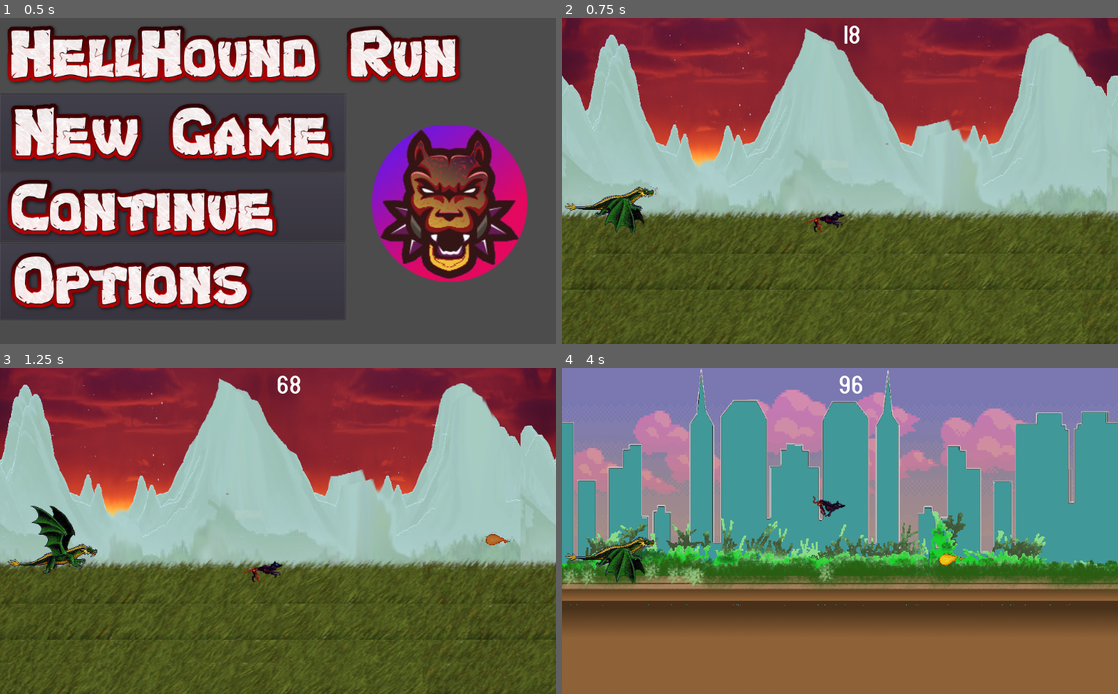
Above: before the commit, frames 1-4 (two rows, left to right).
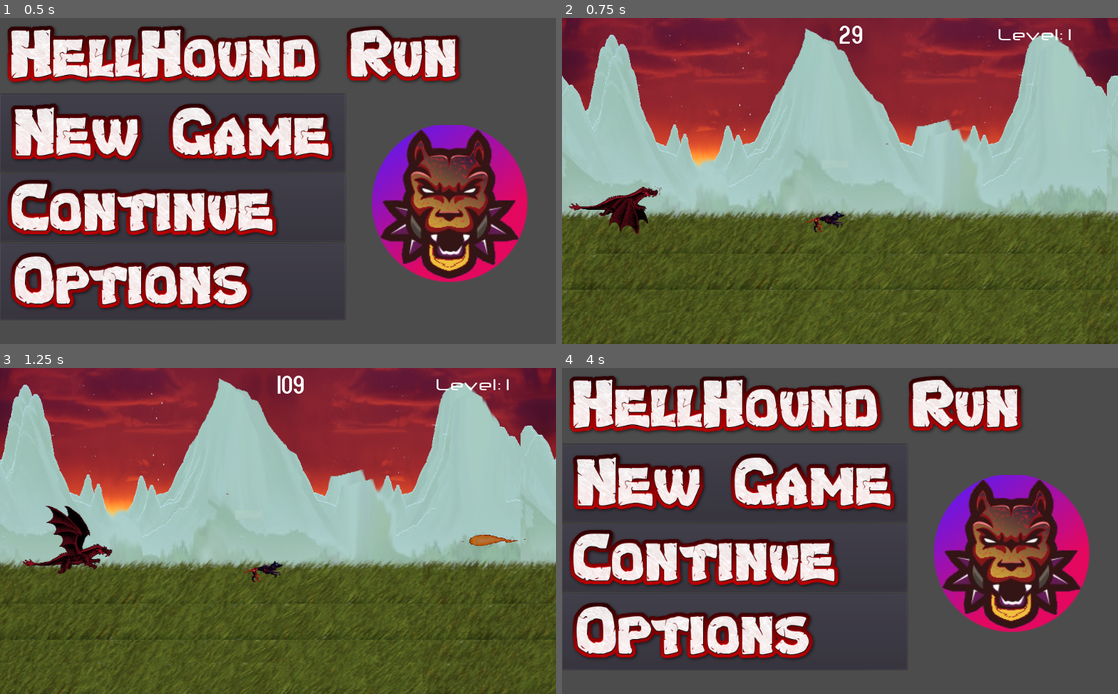
Above: after the commit, the same moments.

Repository: VivekThazhathattil/Hellhound-Chase
Game: Godot game, scene res://scenes/main_screen.tscn
The game is run twice, just before and just after one commit, with the same random seed, the same clock (stepped at 60 frames per second) and the same inputs. The engine's default icon, where the game draws it, is replaced by a stand-in: a white triangle on a blue panel in a dark square. Sound files missing from this copy of the repository are replaced by a short silence.
Inputs (mouse positions are in pixels of both pictures, inside the frame that each line leads up to):
- Up to frame 1 (0.5 s): no input
- Up to frame 2 (0.75 s): click (734, 132) at 0.5 s
- Up to frame 3 (1.25 s): no input
- Up to frame 4 (4 s): move the mouse to (962, 514) at 1.27 s; press the mouse at (962, 514) at 1.28 s; release the mouse at (962, 514) at 2 s; click (723, 498) at 2.02 s; move the mouse to (728, 547) at 2.77 s; click (728, 547) at 2.85 s; click (728, 547) at 3.02 s; click (728, 547) at 3.32 s; click (845, 498) at 3.52 s

Frame 1 is identical in both runs. In frame 2, 1.2% of the frame differs, in the area x 0-92%, y 2-67%; in frame 3, 2.1%; in frame 4, 100%, in the area x 0-100%, y 0-100%.

Commit message:
second menu

Diff:
--- a/AudioStreamPlayer2D.gd
+++ b/AudioStreamPlayer2D.gd
@@ -1,10 +1,14 @@
 extends AudioStreamPlayer2D
-var song1
+var song1 = load("audio/driving_in_the_rain1.wav")
 func _ready():
-	song1 = load("audio/driving_in_the_rain1.wav")
 	self.set_stream(song1)
 	self.play()
 
 func _process(_delta):
 	if get_node("/root/game").is_player_dead == true:
 		self.playing = false
+
+
+func _on_AudioStreamPlayer2D_finished():
+	self.set_stream(song1)
+	self.play()
--- /dev/null
+++ b/MarginContainer.gd
@@ -0,0 +1,19 @@
+extends Node
+
+func _ready():
+	pass # Replace with function body.
+
+func _on_restart_pressed():
+	get_parent().queue_free()
+	get_tree().reload_current_scene()
+
+
+func _on_return2menu_pressed():
+	get_parent().queue_free()
+	get_tree().change_scene("res://scenes/main_screen.tscn")
+
+
+
+func _on_exit_pressed():
+	get_parent().queue.free()
+	get_tree().quit()
--- a/chaser.gd
+++ b/chaser.gd
@@ -1,20 +1,40 @@
-extends AnimatedSprite
+extends Area2D
 
 
 # Declare member variables here. Examples:
 # var a = 2
 # var b = "text"
-
+var level_update_flag = 0
 
 # Called when the node enters the scene tree for the first time.
 func _ready():
-	pass # Replace with function body.
+	modulate = Color(randf(),randf(),randf(),1)
 
-func _process(_delta):
-	if get_parent().is_player_dead == false:
-		position.x += get_parent().time*0.03
-	if int(position.x) >= int(get_node("/root/game/player").position.x - 10):
+func _process(delta):
+	if not get_parent().is_player_dead and not get_parent().is_chaser_dead:
+		position.x += delta * (40 + float(get_parent().level)/2)
+	else:
+		position.x -= 2
+
+func _on_chaser_area_body_entered(body):
+	if body == get_node("/root/game/player"):
 		get_node("/root/game/player/stickman").play("blood_burst")
 		get_parent().is_player_dead = true
 		yield(get_node("/root/game/player/stickman"), "animation_finished")
+		position.x = 0
 		get_node("/root/game/player").visible = false
+	else:
+		pass
+
+func _chaser_death_event():
+	$chaser.play("deteriorate")
+	position.x -= 10
+	if get_node("/root/game").level < 100 and level_update_flag == 0:
+		print(get_parent().level)
+		get_parent().level += 1
+		level_update_flag = 1
+	yield($chaser,"animation_finished")
+	position.x = -100
+	level_update_flag = 0
+	get_parent().is_chaser_dead = false
+	$chaser.play("run")
--- a/game.gd
+++ b/game.gd
@@ -5,6 +5,8 @@
 var count = 0
 var progress_no = 0.5
 var is_player_dead = false
+var is_chaser_dead = false
+var level = 1
 onready var s = load("res://scenes/missile.tscn")
 onready var h = load("res://scenes/hud.tscn")
 onready var t = load("res://trees.tscn")
@@ -14,11 +16,13 @@
 var dodge_bonus = 0
 var tot_score = 0
 var item_count = 0
-
+const max_levels = 100
 func _ready():
+	$second_menu.visible = false
 	scorebox = h.instance()
 	add_child(scorebox)
 	scorebox.show()
+	scorebox.update_level(level)
 	screen_size = OS.get_screen_size()
 	time = 0
 	get_node("reload_button").visible = false
@@ -27,29 +31,28 @@
 func _process(delta):
 	time += delta
 # missile spawn
-	if time > count*2:
+	if time > count*(float(max_levels)/10 - float(level)/10) and not is_player_dead:
 		count += 1 - 0.005*count
 		missile = s.instance()
 		add_child(missile)
-# tree spawn
-	if time > count*4.5:
-		count += 1.3
-		new_tree = t.instance()
-		add_child(new_tree)
-	if int(time+1) % 4 ==0 and item_count == 0:
+# item spawn
+	if int(time+1) % 4 ==0 and item_count == 0 and not is_player_dead:
 		var new_item = i.instance()
 		add_child(new_item)
 		item_count += 1
 
-	if is_player_dead == true:
+	if is_player_dead:
 		_player_death_event()
+	elif is_chaser_dead:
+		$chaser_area._chaser_death_event()
+		scorebox.update_level(level)
 	else:
-			tot_score += delta*100
+			tot_score += level + delta*100
 			scorebox.update_score(tot_score)
 
 func _player_death_event():
-		get_node("reload_button").visible = true
-		get_node("/root/game/chaser").play("idle")
+		$second_menu.visible = true
+		get_node("/root/game/chaser_area/chaser").play("idle")
 		$sky/sky1.VELOCITY = 0
 		$sky/sky2.VELOCITY = 0
 		$gd/gd1.VELOCITY = 0
--- a/game.tscn
+++ b/game.tscn
@@ -19,6 +19,8 @@
 [ext_resource path="res://scenes/gd.tscn" type="PackedScene" id=17]
 [ext_resource path="res://scenes/sky.tscn" type="PackedScene" id=18]
 [ext_resource path="res://sprites/blood_burst.png" type="Texture" id=19]
+[ext_resource path="res://sprites/particulate.png" type="Texture" id=20]
+[ext_resource path="res://scenes/second_menu.tscn" type="PackedScene" id=21]
 
 [sub_resource type="Shader" id=31]
 code = "shader_type canvas_item;
@@ -365,6 +367,166 @@
 atlas = ExtResource( 9 )
 region = Rect2( 378, 0, 189, 153 )
 
+[sub_resource type="AtlasTexture" id=83]
+flags = 4
+atlas = ExtResource( 20 )
+region = Rect2( 0, 0, 256, 256 )
+
+[sub_resource type="AtlasTexture" id=84]
+flags = 4
+atlas = ExtResource( 20 )
+region = Rect2( 256, 0, 256, 256 )
+
+[sub_resource type="AtlasTexture" id=85]
+flags = 4
+atlas = ExtResource( 20 )
+region = Rect2( 512, 0, 256, 256 )
+
+[sub_resource type="AtlasTexture" id=86]
+flags = 4
+atlas = ExtResource( 20 )
+region = Rect2( 768, 0, 256, 256 )
+
+[sub_resource type="AtlasTexture" id=87]
+flags = 4
+atlas = ExtResource( 20 )
+region = Rect2( 1024, 0, 256, 256 )
+
+[sub_resource type="AtlasTexture" id=88]
+flags = 4
+atlas = ExtResource( 20 )
+region = Rect2( 1280, 0, 256, 256 )
+
+[sub_resource type="AtlasTexture" id=89]
+flags = 4
+atlas = ExtResource( 20 )
+region = Rect2( 1536, 0, 256, 256 )
+
+[sub_resource type="AtlasTexture" id=90]
+flags = 4
+atlas = ExtResource( 20 )
+region = Rect2( 1792, 0, 256, 256 )
+
+[sub_resource type="AtlasTexture" id=91]
+flags = 4
+atlas = ExtResource( 20 )
+region = Rect2( 0, 256, 256, 256 )
+
+[sub_resource type="AtlasTexture" id=92]
+flags = 4
+atlas = ExtResource( 20 )
+region = Rect2( 256, 256, 256, 256 )
+
+[sub_resource type="AtlasTexture" id=93]
+flags = 4
+atlas = ExtResource( 20 )
+region = Rect2( 512, 256, 256, 256 )
+
+[sub_resource type="AtlasTexture" id=94]
+flags = 4
+atlas = ExtResource( 20 )
+region = Rect2( 768, 256, 256, 256 )
+
+[sub_resource type="AtlasTexture" id=95]
+flags = 4
+atlas = ExtResource( 20 )
+region = Rect2( 1024, 256, 256, 256 )
+
+[sub_resource type="AtlasTexture" id=96]
+flags = 4
+atlas = ExtResource( 20 )
+region = Rect2( 1280, 256, 256, 256 )
+
+[sub_resource type="AtlasTexture" id=97]
+flags = 4
+atlas = ExtResource( 20 )
+region = Rect2( 1536, 256, 256, 256 )
+
+[sub_resource type="AtlasTexture" id=98]
+flags = 4
+atlas = ExtResource( 20 )
+region = Rect2( 1792, 256, 256, 256 )
+
+[sub_resource type="AtlasTexture" id=99]
+flags = 4
+atlas = ExtResource( 20 )
+region = Rect2( 0, 512, 256, 256 )
+
+[sub_resource type="AtlasTexture" id=100]
+flags = 4
+atlas = ExtResource( 20 )
+region = Rect2( 256, 512, 256, 256 )
+
+[sub_resource type="AtlasTexture" id=101]
+flags = 4
+atlas = ExtResource( 20 )
+region = Rect2( 512, 512, 256, 256 )
+
+[sub_resource type="AtlasTexture" id=102]
+flags = 4
+atlas = ExtResource( 20 )
+region = Rect2( 768, 512, 256, 256 )
+
+[sub_resource type="AtlasTexture" id=103]
+flags = 4
+atlas = ExtResource( 20 )
+region = Rect2( 1024, 512, 256, 256 )
+
+[sub_resource type="AtlasTexture" id=104]
+flags = 4
+atlas = ExtResource( 20 )
+region = Rect2( 1280, 512, 256, 256 )
+
+[sub_resource type="AtlasTexture" id=105]
+flags = 4
+atlas = ExtResource( 20 )
+region = Rect2( 1536, 512, 256, 256 )
+
+[sub_resource type="AtlasTexture" id=106]
+flags = 4
+atlas = ExtResource( 20 )
+region = Rect2( 1792, 512, 256, 256 )
+
+[sub_resource type="AtlasTexture" id=107]
+flags = 4
+atlas = ExtResource( 20 )
+region = Rect2( 0, 768, 256, 256 )
+
+[sub_resource type="AtlasTexture" id=108]
+flags = 4
+atlas = ExtResource( 20 )
+region = Rect2( 256, 768, 256, 256 )
+
+[sub_resource type="AtlasTexture" id=109]
+flags = 4
+atlas = ExtResource( 20 )
+region = Rect2( 512, 768, 256, 256 )
+
+[sub_resource type="AtlasTexture" id=110]
+flags = 4
+atlas = ExtResource( 20 )
+region = Rect2( 768, 768, 256, 256 )
+
+[sub_resource type="AtlasTexture" id=111]
+flags = 4
+atlas = ExtResource( 20 )
+region = Rect2( 1024, 768, 256, 256 )
+
+[sub_resource type="AtlasTexture" id=112]
+flags = 4
+atlas = ExtResource( 20 )
+region = Rect2( 1280, 768, 256, 256 )
+
+[sub_resource type="AtlasTexture" id=113]
+flags = 4
+atlas = ExtResource( 20 )
+region = Rect2( 1536, 768, 256, 256 )
+
+[sub_resource type="AtlasTexture" id=114]
+flags = 4
+atlas = ExtResource( 20 )
+region = Rect2( 1792, 768, 256, 256 )
+
 [sub_resource type="SpriteFrames" id=57]
 animations = [ {
 "frames": [ SubResource( 61 ), SubResource( 62 ), SubResource( 63 ), SubResource( 64 ), SubResource( 65 ) ],
@@ -376,7 +538,14 @@
 "loop": true,
 "name": "run",
 "speed": 4.0
+}, {
+"frames": [ SubResource( 83 ), SubResource( 84 ), SubResource( 85 ), SubResource( 86 ), SubResource( 87 ), SubResource( 88 ), SubResource( 89 ), SubResource( 90 ), SubResource( 91 ), SubResource( 92 ), SubResource( 93 ), SubResource( 94 ), SubResource( 95 ), SubResource( 96 ), SubResource( 97 ), SubResource( 98 ), SubResource( 99 ), SubResource( 100 ), SubResource( 101 ), SubResource( 102 ), SubResource( 103 ), SubResource( 104 ), SubResource( 105 ), SubResource( 106 ), SubResource( 107 ), SubResource( 108 ), SubResource( 109 ), SubResource( 110 ), SubResource( 111 ), SubResource( 112 ), SubResource( 113 ), SubResource( 114 ) ],
+"loop": true,
+"name": "deteriorate",
+"speed": 32.0
 } ]
+
+[sub_resource type="RectangleShape2D" id=82]
 
 [node name="game" type="Node2D"]
 script = ExtResource( 14 )
@@ -432,9 +601,20 @@
 autoplay = true
 script = ExtResource( 7 )
 
-[node name="chaser" type="AnimatedSprite" parent="."]
+[node name="chaser_area" type="Area2D" parent="."]
+script = ExtResource( 12 )
+
+[node name="chaser" type="AnimatedSprite" parent="chaser_area"]
 frames = SubResource( 57 )
-animation = "idle"
+animation = "deteriorate"
 centered = false
 offset = Vector2( 0, 250 )
-script = ExtResource( 12 )
+
+[node name="CollisionShape2D" type="CollisionShape2D" parent="chaser_area"]
+position = Vector2( 73.4082, 220.225 )
+scale = Vector2( 2, 30 )
+shape = SubResource( 82 )
+
+[node name="second_menu" parent="." instance=ExtResource( 21 )]
+[connection signal="finished" from="AudioStreamPlayer2D" to="AudioStreamPlayer2D" method="_on_AudioStreamPlayer2D_finished"]
+[connection signal="body_entered" from="chaser_area" to="chaser_area" method="_on_chaser_area_body_entered"]
--- a/player.gd
+++ b/player.gd
@@ -12,7 +12,7 @@
 func _ready():
 	init_y = get_position().y
 	$stickman.play("run")
-	get_node("/root/game/chaser").play("run")
+	get_node("/root/game/chaser_area/chaser").play("run")
 	set_process(true)
 
 func _process(delta):
@@ -33,7 +33,5 @@
 			if not get_node("/root/game").is_player_dead:
 				speed_y = -JUMP_FORCE
 				$stickman.play("jump")
-			else:
-				get_tree().reload_current_scene()
 	if collision:
 		jump_count = 0
--- a/scenes/hud.gd
+++ b/scenes/hud.gd
@@ -7,4 +7,7 @@
 	$ScoreBox.show()
 
 func update_score(value):
-	$ScoreBox/HBoxContainer/Score.text = str(int(value))
+	$ScoreBox/Score.text = str(int(value))
+
+func update_level(value):
+	$level_no_info/level_no.text = str(value)
--- a/scenes/hud.tscn
+++ b/scenes/hud.tscn
@@ -1,11 +1,23 @@
-[gd_scene load_steps=4 format=2]
+[gd_scene load_steps=8 format=2]
 
 [ext_resource path="res://scenes/hud.gd" type="Script" id=1]
 [ext_resource path="res://Atarian/SF Atarian System.ttf" type="DynamicFontData" id=2]
+[ext_resource path="res://neuropol x rg.ttf" type="DynamicFontData" id=3]
 
 [sub_resource type="DynamicFont" id=1]
 size = 50
 font_data = ExtResource( 2 )
+
+[sub_resource type="DynamicFont" id=4]
+size = 30
+font_data = ExtResource( 3 )
+
+[sub_resource type="DynamicFontData" id=3]
+font_path = "res://neuropol x rg.ttf"
+
+[sub_resource type="DynamicFont" id=2]
+size = 30
+font_data = SubResource( 3 )
 
 [node name="hud" type="CanvasLayer"]
 script = ExtResource( 1 )
@@ -19,17 +31,51 @@
 "_edit_use_anchors_": false
 }
 
-[node name="HBoxContainer" type="HBoxContainer" parent="ScoreBox"]
-margin_right = 40.0
-margin_bottom = 51.0
-alignment = 2
-
-[node name="Score" type="Label" parent="ScoreBox/HBoxContainer"]
-margin_left = 20.0
+[node name="Score" type="Label" parent="ScoreBox"]
 margin_right = 40.0
 margin_bottom = 51.0
 custom_fonts/font = SubResource( 1 )
 text = "0"
+valign = 1
+__meta__ = {
+"_edit_use_anchors_": false
+}
+
+[node name="level_text_info" type="MarginContainer" parent="."]
+margin_left = 800.0
+margin_top = 6.18173
+margin_right = 924.0
+margin_bottom = 57.1817
+__meta__ = {
+"_edit_use_anchors_": false
+}
+
+[node name="level_text" type="Label" parent="level_text_info"]
+margin_top = 7.0
+margin_right = 124.0
+margin_bottom = 44.0
+custom_fonts/font = SubResource( 4 )
+text = "Level:"
+align = 1
+__meta__ = {
+"_edit_use_anchors_": false
+}
+
+[node name="level_no_info" type="MarginContainer" parent="."]
+margin_left = 930.0
+margin_top = 6.18173
+margin_right = 924.0
+margin_bottom = 57.1817
+__meta__ = {
+"_edit_use_anchors_": false
+}
+
+[node name="level_no" type="Label" parent="level_no_info"]
+margin_top = 7.0
+margin_right = 9.0
+margin_bottom = 44.0
+custom_fonts/font = SubResource( 2 )
+text = "1"
 align = 1
 valign = 1
 __meta__ = {
--- a/scenes/missile.gd
+++ b/scenes/missile.gd
@@ -22,7 +22,6 @@
 	if vel.y == 0:
 		ampl = rand_range(-800,100)
 	vel.y = ampl*sin(time*5)
-	var new_vel = vel.normalized()
 	set_rotation(atan2(vel.y, vel.x))
 	pos += vel * delta
 #	if abs(pos.y - get_node("/root/game/player").init_y) < 10 and not get_node("/root/game").is_player_dead:
--- a/scenes/missile.tscn
+++ b/scenes/missile.tscn
@@ -160,7 +160,7 @@
 shape = SubResource( 1 )
 
 [node name="missile_body" type="AnimatedSprite" parent="."]
-scale = Vector2( 0.3, 0.3 )
+scale = Vector2( 0.6, 0.3 )
 frames = SubResource( 18 )
 animation = "stable"
 
--- /dev/null
+++ b/scenes/second_menu.tscn
@@ -0,0 +1,57 @@
+[gd_scene load_steps=5 format=2]
+
+[ext_resource path="res://MarginContainer.gd" type="Script" id=1]
+[ext_resource path="res://sprites/button_exit.png" type="Texture" id=2]
+[ext_resource path="res://sprites/button_restart.png" type="Texture" id=3]
+[ext_resource path="res://sprites/button_home.png" type="Texture" id=4]
+
+[node name="second_menu" type="Node2D"]
+script = ExtResource( 1 )
+
+[node name="restart_container" type="MarginContainer" parent="."]
+margin_left = 200.0
+margin_top = 200.0
+margin_right = 254.0
+margin_bottom = 240.0
+__meta__ = {
+"_edit_use_anchors_": false
+}
+
+[node name="restart" type="Button" parent="restart_container"]
+margin_right = 197.0
+margin_bottom = 77.0
+icon = ExtResource( 3 )
+flat = true
+
+[node name="return_container" type="MarginContainer" parent="."]
+margin_left = 410.0
+margin_top = 200.0
+margin_right = 630.0
+margin_bottom = 277.0
+__meta__ = {
+"_edit_use_anchors_": false
+}
+
+[node name="return2menu" type="Button" parent="return_container"]
+margin_right = 219.0
+margin_bottom = 77.0
+icon = ExtResource( 4 )
+flat = true
+
+[node name="exit_container" type="MarginContainer" parent="."]
+margin_left = 600.0
+margin_top = 200.0
+margin_right = 654.0
+margin_bottom = 240.0
+__meta__ = {
+"_edit_use_anchors_": false
+}
+
+[node name="exit" type="Button" parent="exit_container"]
+margin_right = 177.0
+margin_bottom = 77.0
+icon = ExtResource( 2 )
+flat = true
+[connection signal="pressed" from="restart_container/restart" to="." method="_on_restart_pressed"]
+[connection signal="pressed" from="return_container/return2menu" to="." method="_on_return2menu_pressed"]
+[connection signal="pressed" from="exit_container/exit" to="." method="_on_exit_pressed"]
--- a/special_item.gd
+++ b/special_item.gd
@@ -13,14 +13,14 @@
 	position.x = 1300
 	$special_item_sprite.play("idle")
 func _process(delta):
-	position.x -= delta*600
+	position.x -= delta*(600 + 5*get_parent().level)
 
 func _on_VisibilityNotifier2D_viewport_exited(_viewport):
 	self.queue_free()
 	get_node("/root/game").item_count = 0
 
-
-
 func _on_special_item_body_entered(_body):
+	modulate = Color(randf(),randf(),randf(),1)
 	$special_item_sprite.play("taken")
-	get_node("/root/game/chaser").position.x = 0
+	#get_node("/root/game/chaser_area").position.x = 0
+	get_node("/root/game").is_chaser_dead = true
--- a/special_item.tscn
+++ b/special_item.tscn
@@ -1,11 +1,212 @@
-[gd_scene load_steps=36 format=2]
+[gd_scene load_steps=77 format=2]
 
 [ext_resource path="res://special_item.png" type="Texture" id=1]
 [ext_resource path="res://special_item.gd" type="Script" id=2]
 [ext_resource path="res://sprites/item_effect.png" type="Texture" id=3]
+[ext_resource path="res://sprites/sprite_explode.png" type="Texture" id=4]
 
 [sub_resource type="RectangleShape2D" id=1]
 extents = Vector2( 15.0129, 14.5859 )
+
+[sub_resource type="AtlasTexture" id=63]
+flags = 4
+atlas = ExtResource( 4 )
+region = Rect2( 0, 0, 60, 60 )
+
+[sub_resource type="AtlasTexture" id=64]
+flags = 4
+atlas = ExtResource( 4 )
+region = Rect2( 60, 0, 60, 60 )
+
+[sub_resource type="AtlasTexture" id=65]
+flags = 4
+atlas = ExtResource( 4 )
+region = Rect2( 120, 0, 60, 60 )
+
+[sub_resource type="AtlasTexture" id=66]
+flags = 4
+atlas = ExtResource( 4 )
+region = Rect2( 180, 0, 60, 60 )
+
+[sub_resource type="AtlasTexture" id=67]
+flags = 4
+atlas = ExtResource( 4 )
+region = Rect2( 240, 0, 60, 60 )
+
+[sub_resource type="AtlasTexture" id=68]
+flags = 4
+atlas = ExtResource( 4 )
+region = Rect2( 0, 60, 60, 60 )
+
+[sub_resource type="AtlasTexture" id=69]
+flags = 4
+atlas = ExtResource( 4 )
+region = Rect2( 60, 60, 60, 60 )
+
+[sub_resource type="AtlasTexture" id=70]
+flags = 4
+atlas = ExtResource( 4 )
+region = Rect2( 120, 60, 60, 60 )
+
+[sub_resource type="AtlasTexture" id=71]
+flags = 4
+atlas = ExtResource( 4 )
+region = Rect2( 180, 60, 60, 60 )
+
+[sub_resource type="AtlasTexture" id=72]
+flags = 4
+atlas = ExtResource( 4 )
+region = Rect2( 240, 60, 60, 60 )
+
+[sub_resource type="AtlasTexture" id=73]
+flags = 4
+atlas = ExtResource( 4 )
+region = Rect2( 0, 120, 60, 60 )
+
+[sub_resource type="AtlasTexture" id=74]
+flags = 4
+atlas = ExtResource( 4 )
+region = Rect2( 60, 120, 60, 60 )
+
+[sub_resource type="AtlasTexture" id=75]
+flags = 4
+atlas = ExtResource( 4 )
+region = Rect2( 120, 120, 60, 60 )
+
+[sub_resource type="AtlasTexture" id=76]
+flags = 4
+atlas = ExtResource( 4 )
+region = Rect2( 180, 120, 60, 60 )
+
+[sub_resource type="AtlasTexture" id=77]
+flags = 4
+atlas = ExtResource( 4 )
+region = Rect2( 240, 120, 60, 60 )
+
+[sub_resource type="AtlasTexture" id=78]
+flags = 4
+atlas = ExtResource( 4 )
+region = Rect2( 0, 180, 60, 60 )
+
+[sub_resource type="AtlasTexture" id=79]
+flags = 4
+atlas = ExtResource( 4 )
+region = Rect2( 60, 180, 60, 60 )
+
+[sub_resource type="AtlasTexture" id=80]
+flags = 4
+atlas = ExtResource( 4 )
+region = Rect2( 120, 180, 60, 60 )
+
+[sub_resource type="AtlasTexture" id=81]
+flags = 4
+atlas = ExtResource( 4 )
+region = Rect2( 180, 180, 60, 60 )
+
+[sub_resource type="AtlasTexture" id=82]
+flags = 4
+atlas = ExtResource( 4 )
+region = Rect2( 240, 180, 60, 60 )
+
+[sub_resource type="AtlasTexture" id=83]
+flags = 4
+atlas = ExtResource( 4 )
+region = Rect2( 0, 240, 60, 60 )
+
+[sub_resource type="AtlasTexture" id=84]
+flags = 4
+atlas = ExtResource( 4 )
+region = Rect2( 60, 240, 60, 60 )
+
+[sub_resource type="AtlasTexture" id=85]
+flags = 4
+atlas = ExtResource( 4 )
+region = Rect2( 120, 240, 60, 60 )
+
+[sub_resource type="AtlasTexture" id=86]
+flags = 4
+atlas = ExtResource( 4 )
+region = Rect2( 180, 240, 60, 60 )
+
+[sub_resource type="AtlasTexture" id=87]
+flags = 4
+atlas = ExtResource( 4 )
+region = Rect2( 240, 240, 60, 60 )
+
+[sub_resource type="AtlasTexture" id=88]
+flags = 4
+atlas = ExtResource( 4 )
+region = Rect2( 0, 300, 60, 60 )
+
+[sub_resource type="AtlasTexture" id=89]
+flags = 4
+atlas = ExtResource( 4 )
+region = Rect2( 60, 300, 60, 60 )
+
+[sub_resource type="AtlasTexture" id=90]
+flags = 4
+atlas = ExtResource( 4 )
+region = Rect2( 120, 300, 60, 60 )
+
+[sub_resource type="AtlasTexture" id=91]
+flags = 4
+atlas = ExtResource( 4 )
+region = Rect2( 180, 300, 60, 60 )
+
+[sub_resource type="AtlasTexture" id=92]
+flags = 4
+atlas = ExtResource( 4 )
+region = Rect2( 240, 300, 60, 60 )
+
+[sub_resource type="AtlasTexture" id=93]
+flags = 4
+atlas = ExtResource( 4 )
+region = Rect2( 0, 360, 60, 60 )
+
+[sub_resource type="AtlasTexture" id=94]
+flags = 4
+atlas = ExtResource( 4 )
+region = Rect2( 60, 360, 60, 60 )
+
+[sub_resource type="AtlasTexture" id=95]
+flags = 4
+atlas = ExtResource( 4 )
+region = Rect2( 120, 360, 60, 60 )
+
+[sub_resource type="AtlasTexture" id=96]
+flags = 4
+atlas = ExtResource( 4 )
+region = Rect2( 180, 360, 60, 60 )
+
+[sub_resource type="AtlasTexture" id=97]
+flags = 4
+atlas = ExtResource( 4 )
+region = Rect2( 240, 360, 60, 60 )
+
+[sub_resource type="AtlasTexture" id=98]
+flags = 4
+atlas = ExtResource( 4 )
+region = Rect2( 0, 420, 60, 60 )
+
+[sub_resource type="AtlasTexture" id=99]
+flags = 4
+atlas = ExtResource( 4 )
+region = Rect2( 60, 420, 60, 60 )
+
+[sub_resource type="AtlasTexture" id=100]
+flags = 4
+atlas = ExtResource( 4 )
+region = Rect2( 120, 420, 60, 60 )
+
+[sub_resource type="AtlasTexture" id=101]
+flags = 4
+atlas = ExtResource( 4 )
+region = Rect2( 180, 420, 60, 60 )
+
+[sub_resource type="AtlasTexture" id=102]
+flags = 4
+atlas = ExtResource( 4 )
+region = Rect2( 240, 420, 60, 60 )
 
 [sub_resource type="AtlasTexture" id=33]
 flags = 4
@@ -164,9 +365,14 @@
 "name": "idle",
 "speed": 5.0
 }, {
+"frames": [ SubResource( 63 ), SubResource( 64 ), SubResource( 65 ), SubResource( 66 ), SubResource( 67 ), SubResource( 68 ), SubResource( 69 ), SubResource( 70 ), SubResource( 71 ), SubResource( 72 ), SubResource( 73 ), SubResource( 74 ), SubResource( 75 ), SubResource( 76 ), SubResource( 77 ), SubResource( 78 ), SubResource( 79 ), SubResource( 80 ), SubResource( 81 ), SubResource( 82 ), SubResource( 83 ), SubResource( 84 ), SubResource( 85 ), SubResource( 86 ), SubResource( 87 ), SubResource( 88 ), SubResource( 89 ), SubResource( 90 ), SubResource( 91 ), SubResource( 92 ), SubResource( 93 ), SubResource( 94 ), SubResource( 95 ), SubResource( 96 ), SubResource( 97 ), SubResource( 98 ), SubResource( 99 ), SubResource( 100 ), SubResource( 101 ), SubResource( 102 ) ],
+"loop": false,
+"name": "taken",
+"speed": 40.0
+}, {
 "frames": [ SubResource( 33 ), SubResource( 34 ), SubResource( 35 ), SubResource( 36 ), SubResource( 37 ), SubResource( …(464 unchanged characters)…
 "loop": true,
-"name": "taken",
+"name": "taken3",
 "speed": 10.0
 } ]
 
Not shown, changed: export_presets.cfg
Not shown: 1 places in game.tscn that only renumber resources
Binary file added: sprites/button_exit.png
Not shown, added: sprites/button_exit.png.import
Binary file added: sprites/button_home.png
Not shown, added: sprites/button_home.png.import
Binary file added: sprites/button_restart.png
Not shown, added: sprites/button_restart.png.import
Binary file changed: sprites/chaser.png
Binary file changed: sprites/chaser_idle.png
Binary file changed: sprites/item_effect.png
Binary file added: sprites/particulate.png
(and 6 more such lines)
